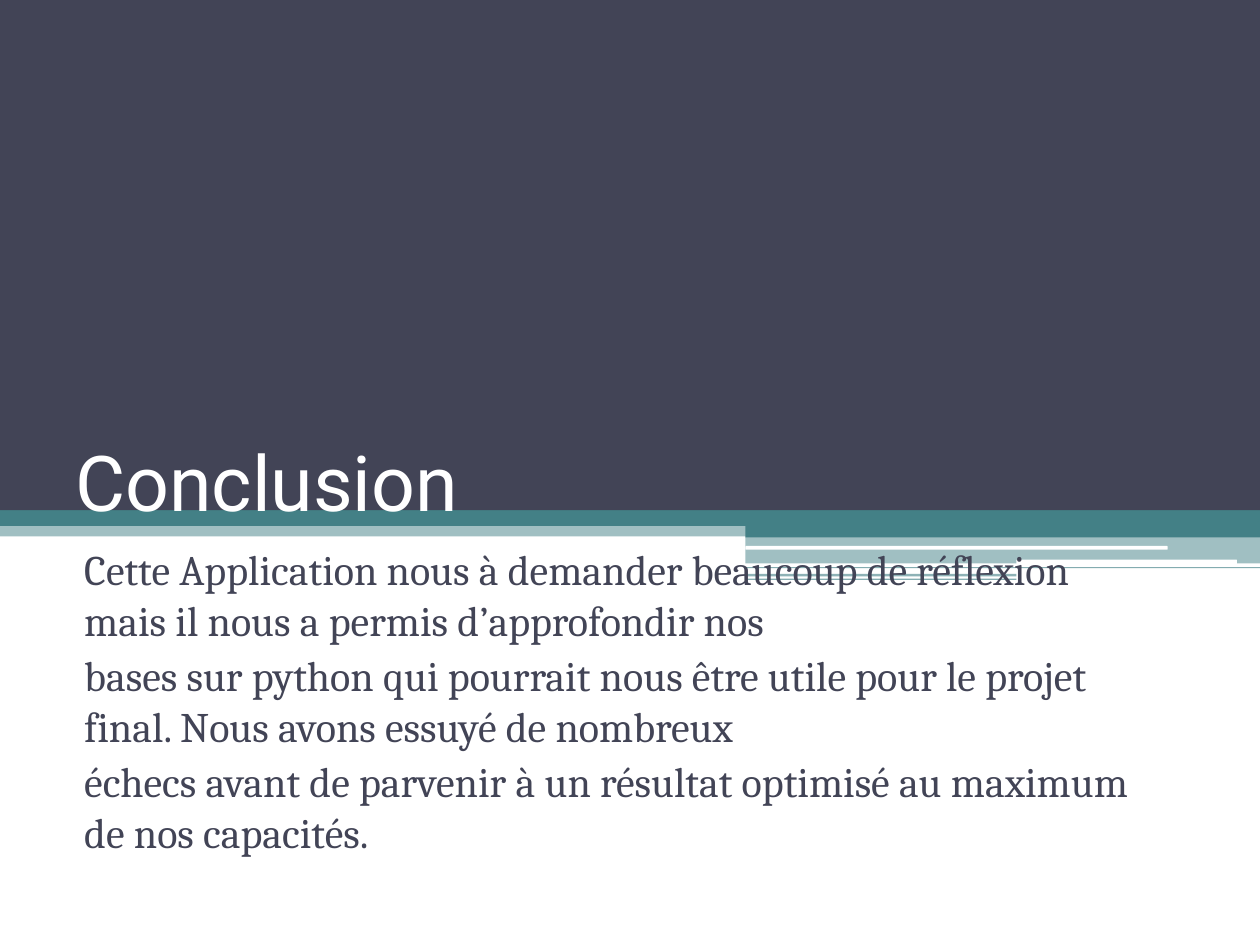
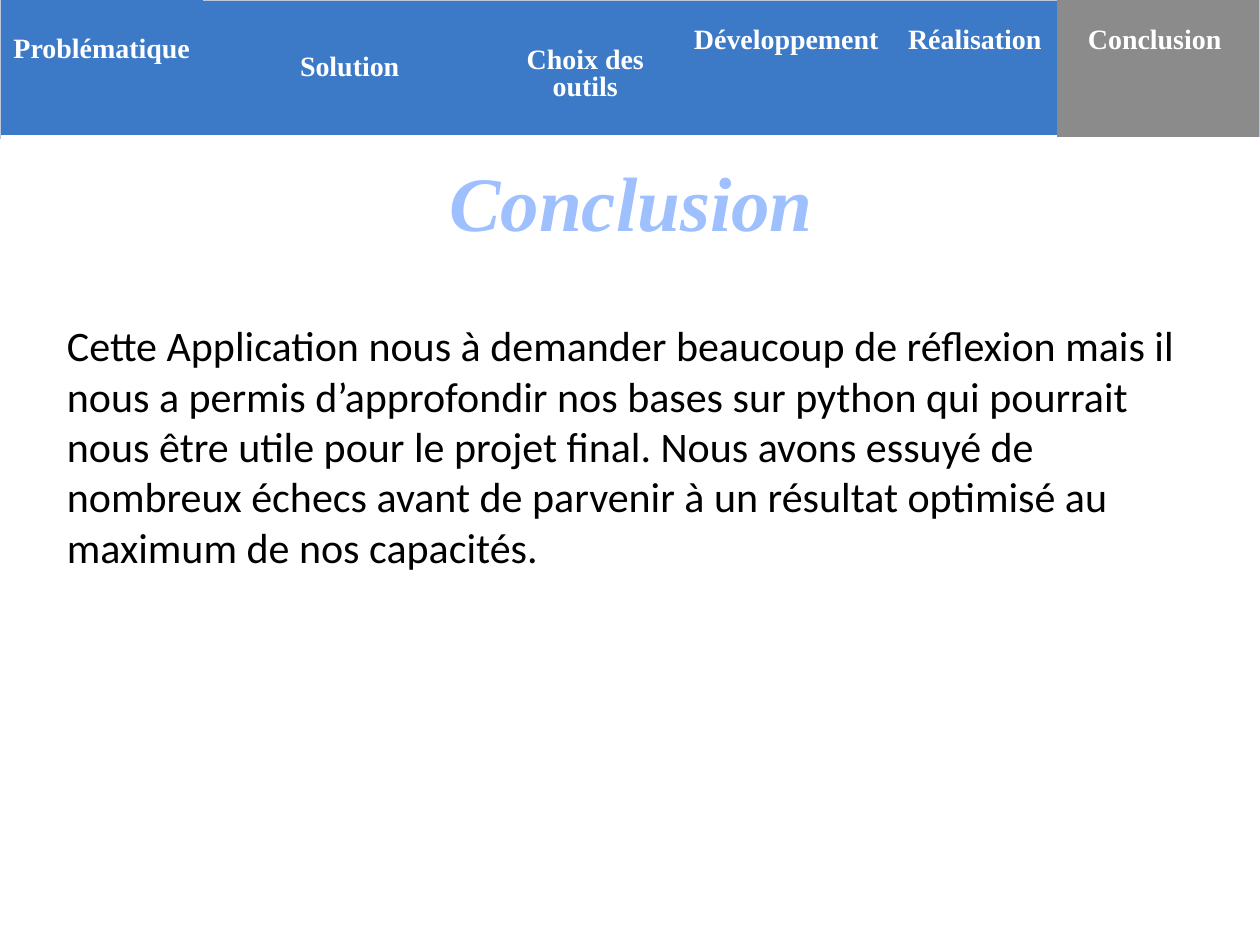
Before and after one commit to anunnakian/db2file, a slide deck: slide 9 of docs/dataMigrator.pptx (slide 20 before the commit). Drawn at 1260x945 pixels with LibreOffice and Linux fonts; fonts in the diff are those of the drawing; background and template pictures are left out. Boxes give left, top, right and bottom in pixels: in the first picture for what was removed or moved away, otherwise in the second. Text is boxed around its words. In the diff, an @@ line names an element or a change of style, - is before the commit and + after.

```diff
--- a/docs/dataMigrator.pptx
+++ b/docs/dataMigrator.pptx
@@ rectangle removed at [0,0,1260,510] @@
@@ table added at [0,0,1259,141], 1 rows, 6 columns @@
+Problématique | Solution | Choix des outils | Développement | Réalisation | Conclusion
@@ title "Conclusion": place and size @@
-title "Conclusion" at [75,453,458,529]
+title "Conclusion" at [449,177,812,232]
@@ title "Conclusion" at [449,177,812,232]: font Roboto to Times New Roman, text colour #FFFFFF to gradient #BFD3F9 to #A0C1FF to #003D85, letter outline none to #467AB8 0.83 pt, bold on, italic on; alignment left to centre; vertical alignment bottom to middle @@
@@ text at [67,331,1173,570]: text changed; font Cambria to Calibri; text colour #424456 to #000000 @@
-Cette Application nous à demander beaucoup de réflexion mais il nous a permis d’approfondir nos
-bases sur python qui pourrait nous être utile pour le projet final. Nous avons essuyé de nombreux
-échecs avant de parvenir à un résultat optimisé au maximum de nos capacités.
+Cette Application nous à demander beaucoup de réflexion mais il nous a permis d’approfondir nos bases sur python qui pourrait nous être utile pour le projet final. Nous avons essuyé de nombreux échecs avant de parvenir à un résultat optimisé au maximum de nos capacités.
@@ rectangle removed at [0,503,1260,537] @@
@@ rectangle removed at [0,507,1260,525] @@
@@ rectangle removed at [883,501,1260,536] @@
@@ rectangle removed at [746,525,1260,538] @@
@@ rectangle removed at [746,537,1260,563] @@
@@ rectangle removed at [746,567,1260,568] @@
@@ rounded rectangle removed at [746,546,1168,549] @@
@@ rounded rectangle removed at [1017,559,1237,564] @@
@@ rectangle removed at [746,573,1017,576] @@
@@ rectangle removed at [746,578,1017,580] @@
```
Also in this commit, not shown: 3 other slides changed, 6 slides added, 17 slides removed, 12 other files.
